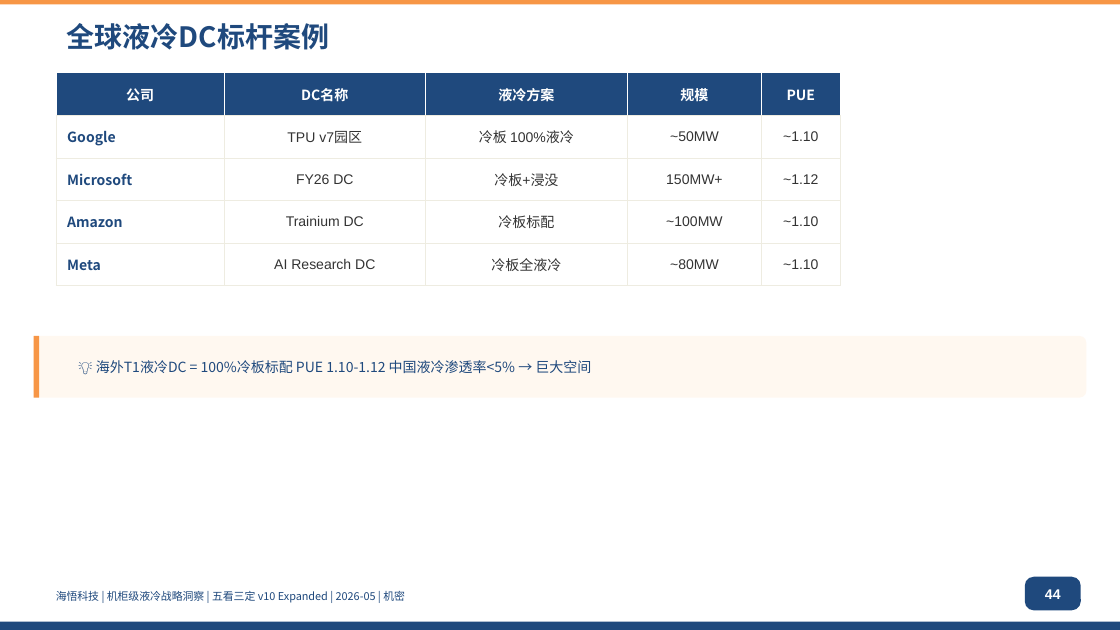
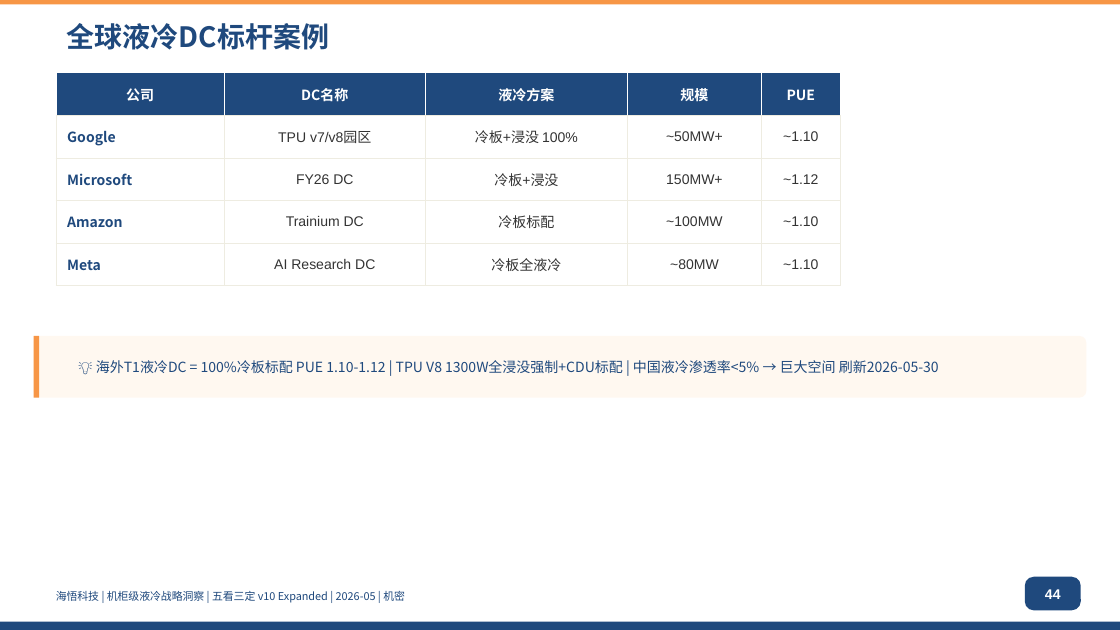
Before and after one commit to marshall9900/liquid-cooling-ecosystem, a slide deck: slide 31 of analysis/liquid-cooling/ppt/v10-compact/output/海悟液冷五看三定-v10-Compact.pptx. Drawn at 1120x630 pixels with LibreOffice and Linux fonts; fonts in the diff are those of the drawing. Boxes give left, top, right and bottom in pixels: in the first picture for what was removed or moved away, otherwise in the second. Text is boxed around its words. In the diff, an @@ line names an element or a change of style, - is before the commit and + after.

Commit message:
feat: PPT双版数据刷新 2026-05-30 — 市场规模/CAPEX/功率/战略框架更新(v10+R4)
v10-compact (11 slides modified):
- s001/s002/s076: 封面+目录+致谢 刷新日期
- s004: GPU功耗表 新增NVL576 600KW+TPU V8 1300W
- s005: 单柜功率峰值 400kW→600kW
- s007: OTT CAPEX $5,000亿→$6,000亿 补充中国液冷市场¥1300亿
- s008: 一看章节源标注刷新
- s013: OTT总结 补充Google TPU V8+Anthropic $36B融资
- s017: 昇腾芯片 insight行补充TPU V8 1300W参考
- s029: TAM/SAM 补充中国液冷服务器$23.7亿→¥162亿
- s031: 全球DC标杆 Google TPU V7→V7/V8 补充融资数据
- s037/s047: 竞争全景+总结 全产业链能力→准入门槛
- s063: 定战略 新增韬(τ)定律+三大催化赛道+黄金窗口
- s075: 核心结论 市场数据刷新+韬定律+三大催化赛道

v9-expanded-r4 (12 slides modified):
- s001/s002/s003/s005/s008: 封面+目录+方法论+市场+章节页 刷新
- s004: GPU功耗表 同v10
- s007: 一看小结 同v10
- s018: OTT总结 同v10 s013
- s022: 昇腾芯片 同v10 s017
- s042: TAM/SAM 同v10 s029
- s044: 全球DC标杆 同v10 s031
- s051: 竞争全景 同v10 s037
- s069: 三看总结 同v10 s047
- s083: 定战略 同v10 s063
- s087: 战略定位深度 三大催化赛道+窗口
- s100: 核心结论 同v10 s075

编译结果: ✅ v10-compact 3.4MB ✅ v9-expanded-r4 4.1MB

```diff
--- a/analysis/liquid-cooling/ppt/v10-compact/output/海悟液冷五看三定-v10-Compact.pptx
+++ b/analysis/liquid-cooling/ppt/v10-compact/output/海悟液冷五看三定-v10-Compact.pptx
@@ table at (56,73,840,275) @@
-row 2: Google | TPU v7园区 | 冷板 100%液冷 | ~50MW | ~1.10
+row 2: Google | TPU v7/v8园区 | 冷板+浸没 100% | ~50MW+ | ~1.10
@@ text at (96,360,939,373): text changed @@
-💡 海外T1液冷DC = 100%冷板标配 PUE 1.10-1.12 中国液冷渗透率<5% → 巨大空间
+💡 海外T1液冷DC = 100%冷板标配 PUE 1.10-1.12 | TPU V8 1300W全浸没强制+CDU标配 | 中国液冷渗透率<5% → 巨大空间 刷新2026-05-30
```
Also in this commit, not shown: 12 other slides changed, 32 other files.
